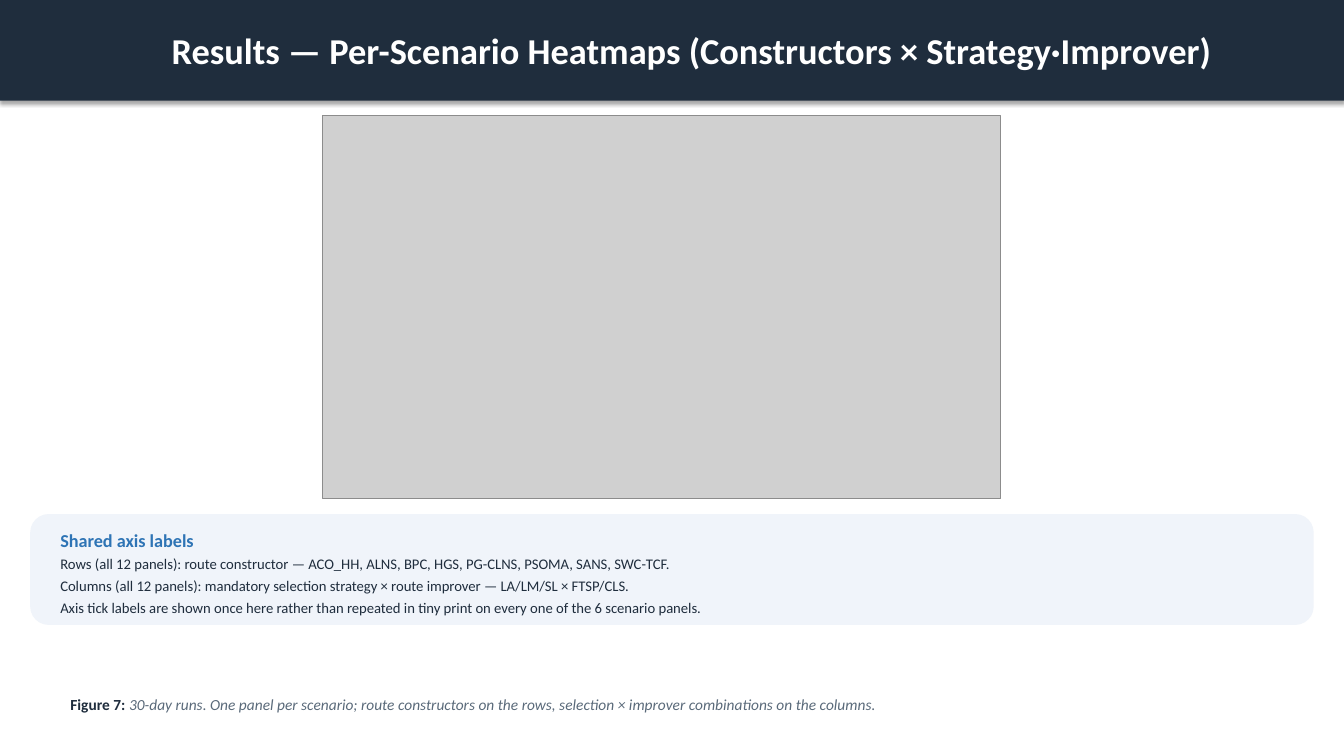
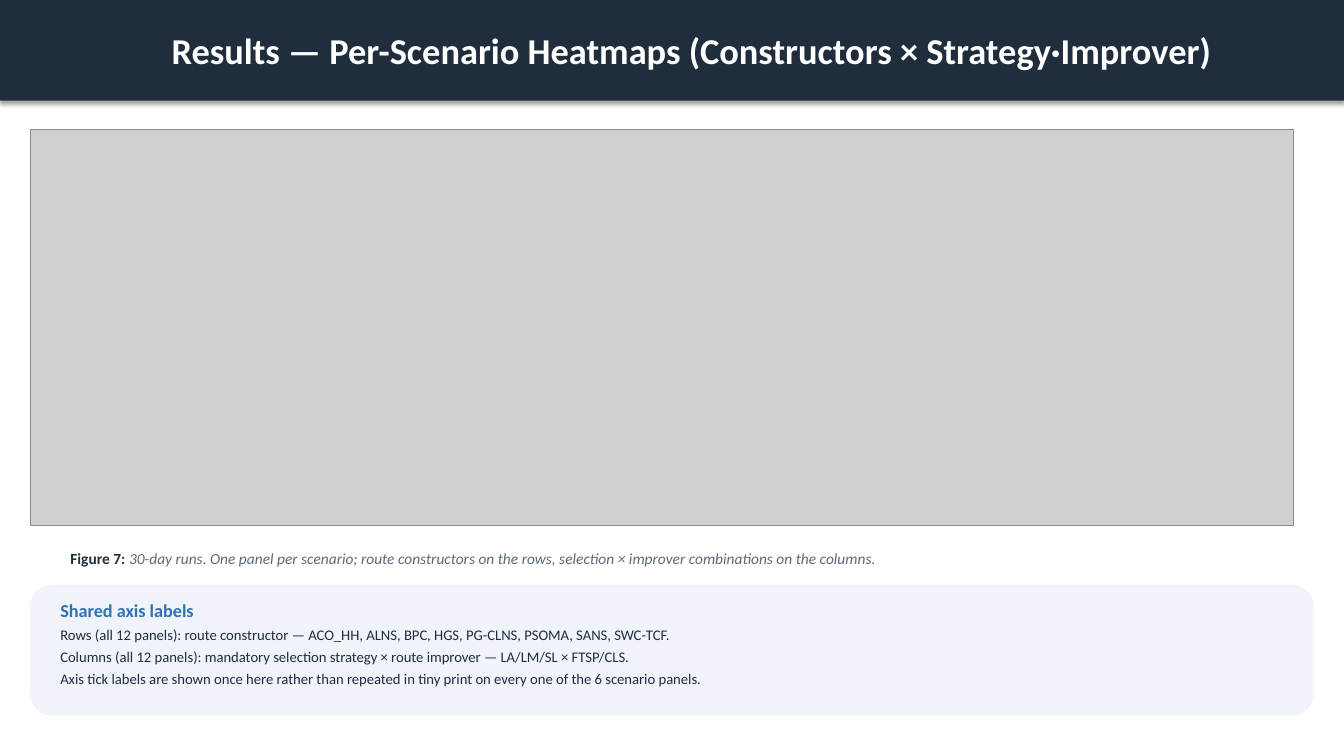
Before and after one commit to ACFHarbinger/WSmartPlus-Route, a slide deck: slide 15 of assets/windows/wsmart_route_results.pptx. Drawn at 1344x756 pixels with LibreOffice and Linux fonts; fonts in the diff are those of the drawing; grey boxes stand for pictures. Boxes give left, top, right and bottom in pixels: in the first picture for what was removed or moved away, otherwise in the second. Text is boxed around its words. In the diff, an @@ line names an element or a change of style, - is before the commit and + after.

```diff
--- a/assets/windows/wsmart_route_results.pptx
+++ b/assets/windows/wsmart_route_results.pptx
@@ picture: place and size @@
-picture at (323, 116, 1001, 499)
+picture at (30, 129, 1294, 526)
@@ text "Figure 7: 30-day runs. One ...": place and size @@
-text "Figure 7: 30-day runs. One ..." at (70, 699, 876, 713)
+text "Figure 7: 30-day runs. One ..." at (70, 553, 876, 567)
@@ rounded rectangle: place and size @@
-rounded rectangle at (30, 514, 1314, 625)
+rounded rectangle at (30, 585, 1314, 716)
@@ text "Shared axis labels": place and size @@
-text "Shared axis labels" at (60, 534, 701, 616)
+text "Shared axis labels" at (60, 604, 701, 687)
```
Also in this commit, not shown: 6 other slides changed, 25 other files.
